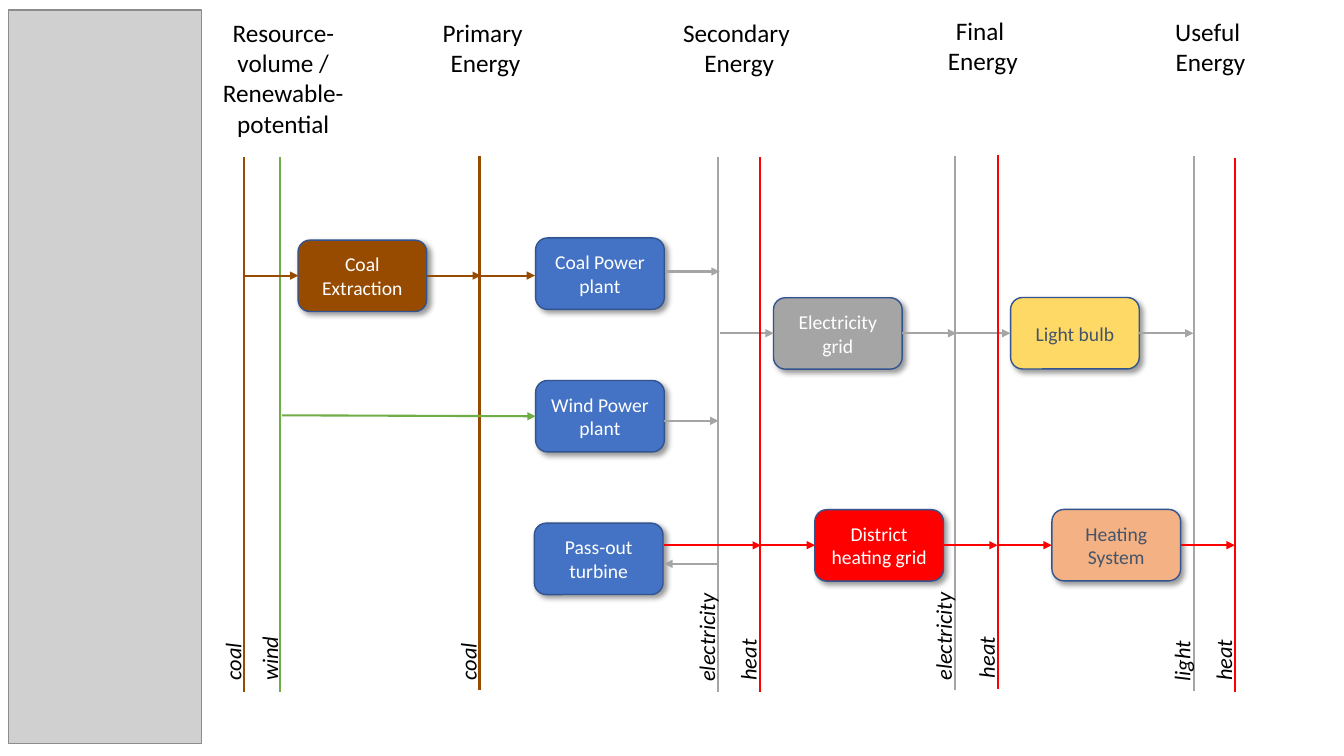
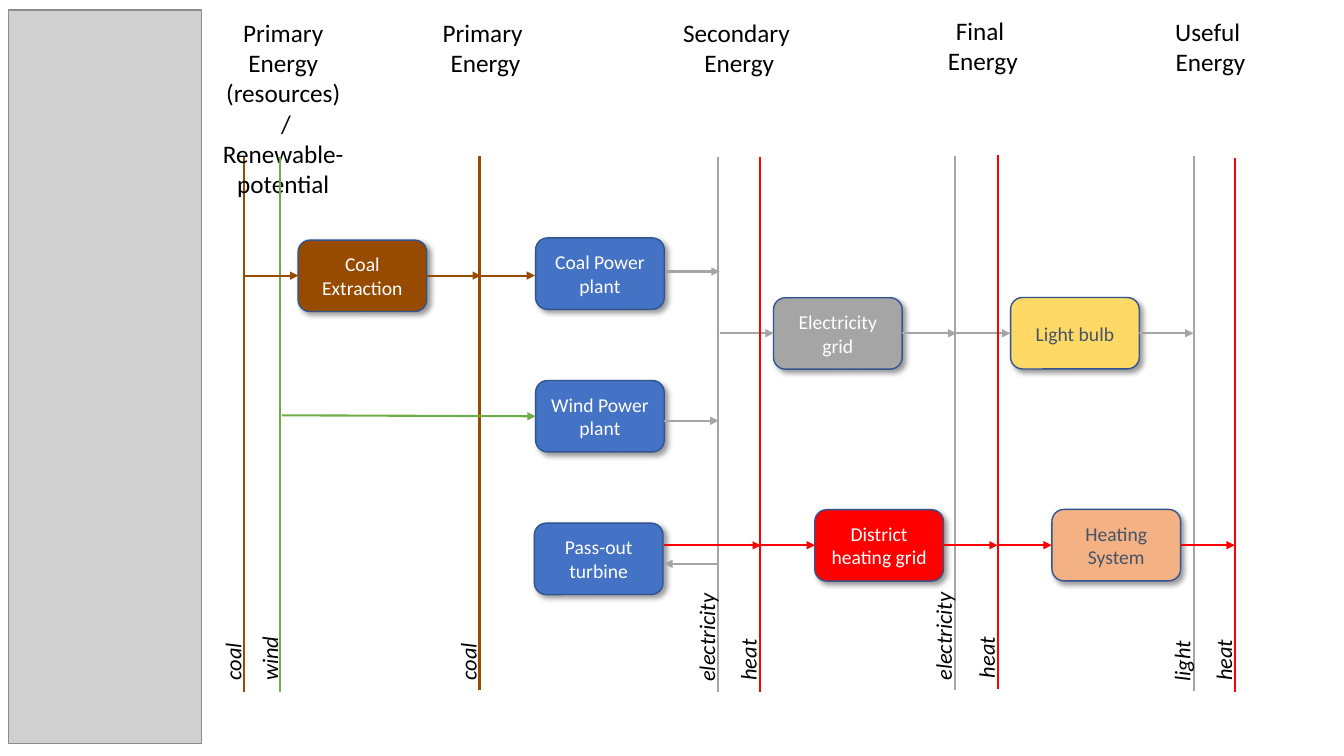
Before and after one commit to iiasa/message_ix, a slide deck: slide 1 of tutorial/westeros/_static/westeros_res.pptx. Drawn at 1344x756 pixels with LibreOffice and Linux fonts; fonts in the diff are those of the drawing; grey boxes stand for pictures. Boxes give left, top, right and bottom in pixels: in the first picture for what was removed or moved away, otherwise in the second. Text is boxed around its words. In the diff, an @@ line names an element or a change of style, - is before the commit and + after.

Commit message:
Adapt RES image for fossil_resource tutorial

```diff
--- a/tutorial/westeros/_static/westeros_res.pptx
+++ b/tutorial/westeros/_static/westeros_res.pptx
@@ text at (226,24,340,106): text changed @@
-Resource-volume /
+Primary Energy
+(resources)
+/
```
Also in this commit, not shown: 2 other slides changed, 1 other file.
